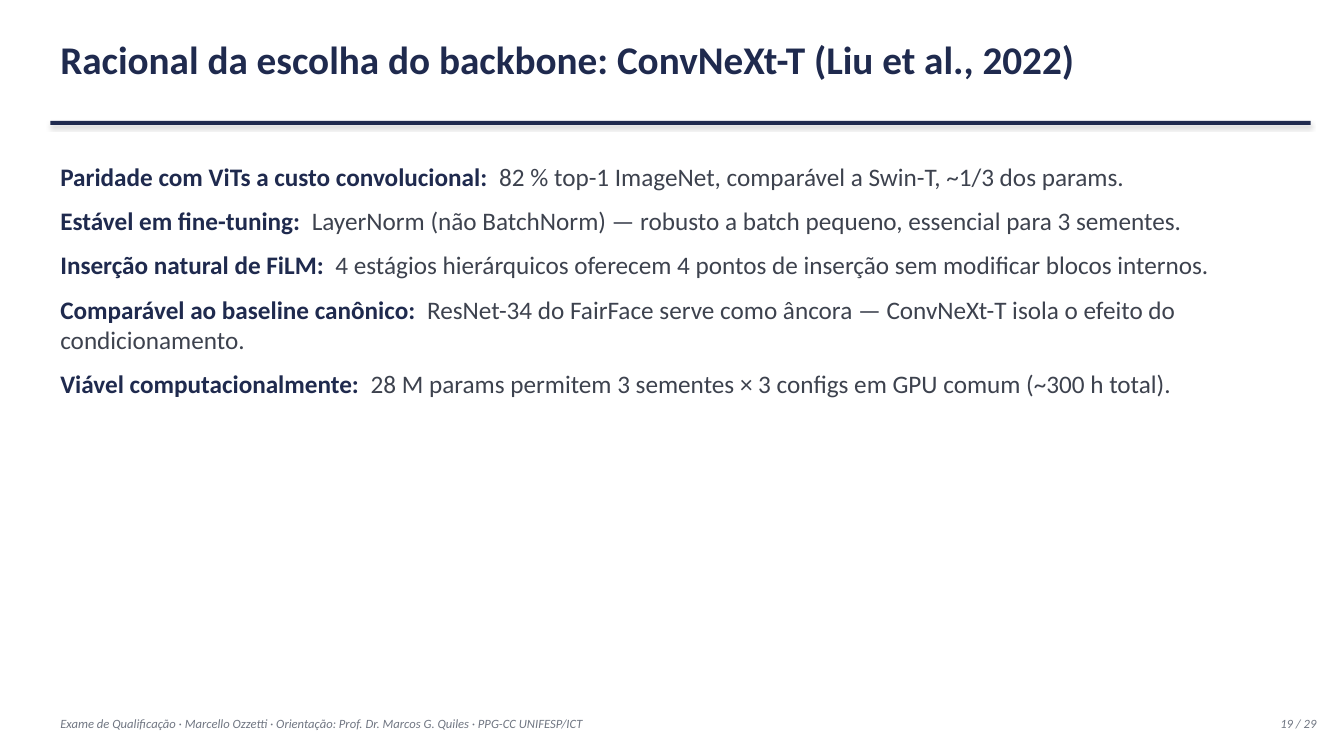
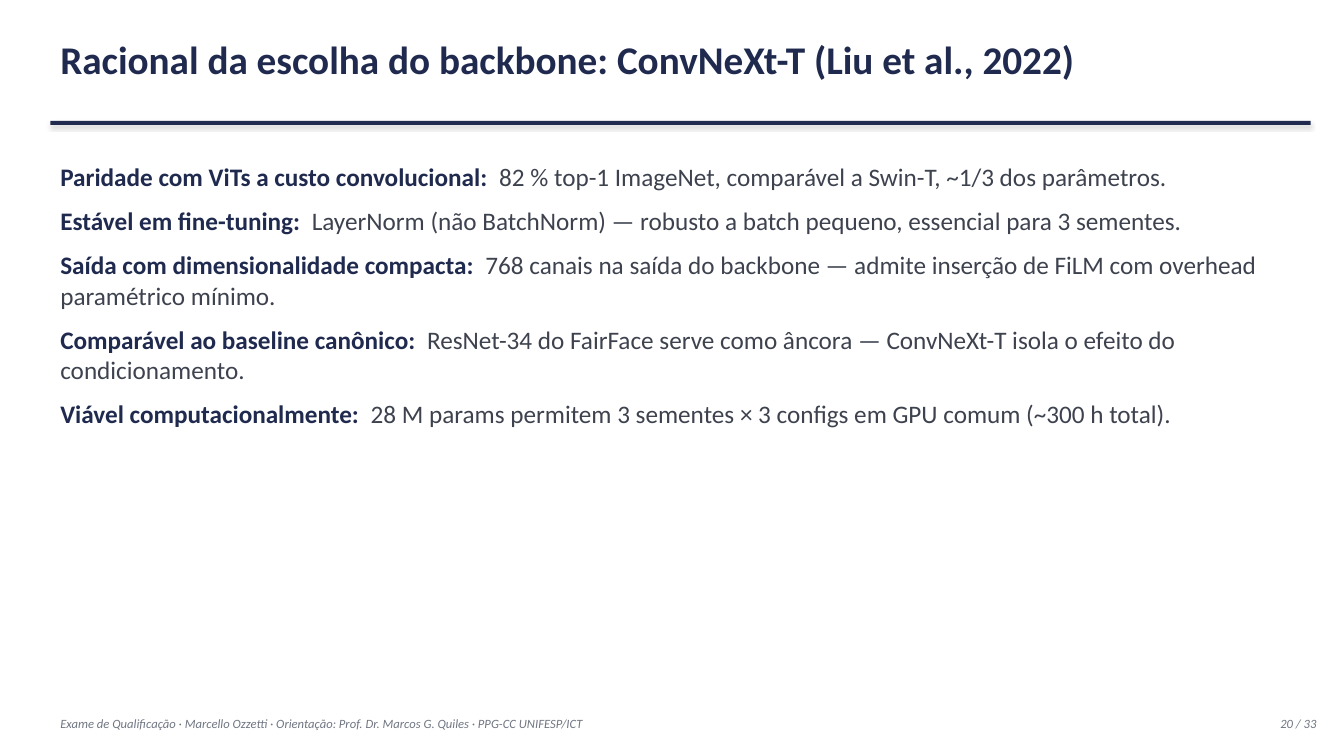
Before and after one commit to marcellozzetti/Facial-Recognition-Models-Mitigating-Bias, a slide deck: slide 20 of docs/ativo/material_qualificacao_2026-10-05.pptx (slide 19 before the commit). Drawn at 1344x756 pixels with LibreOffice and Linux fonts; fonts in the diff are those of the drawing. Boxes give left, top, right and bottom in pixels: in the first picture for what was removed or moved away, otherwise in the second. Text is boxed around its words. In the diff, an @@ line names an element or a change of style, - is before the commit and + after.

```diff
--- a/docs/ativo/material_qualificacao_2026-10-05.pptx
+++ b/docs/ativo/material_qualificacao_2026-10-05.pptx
@@ text at <box>60,168,1166,191</box>: text changed @@
-Paridade com ViTs a custo convolucional: 82 % top-1 ImageNet, comparável a Swin-T, ~1/3 dos params.
+Paridade com ViTs a custo convolucional: 82 % top-1 ImageNet, comparável a Swin-T, ~1/3 dos parâmetros.
@@ text at <box>60,256,1256,309</box>: text changed @@
-Inserção natural de FiLM: 4 estágios hierárquicos oferecem 4 pontos de inserção sem modificar blocos internos.
+Saída com dimensionalidade compacta: 768 canais na saída do backbone — admite inserção de FiLM com overhead paramétrico mínimo.
@@ text at <box>1280,720,1317,728</box>: text changed @@
-19 / 29
+20 / 33
```
Also in this commit, not shown: 26 other slides changed, 4 slides added, 4 other files.
